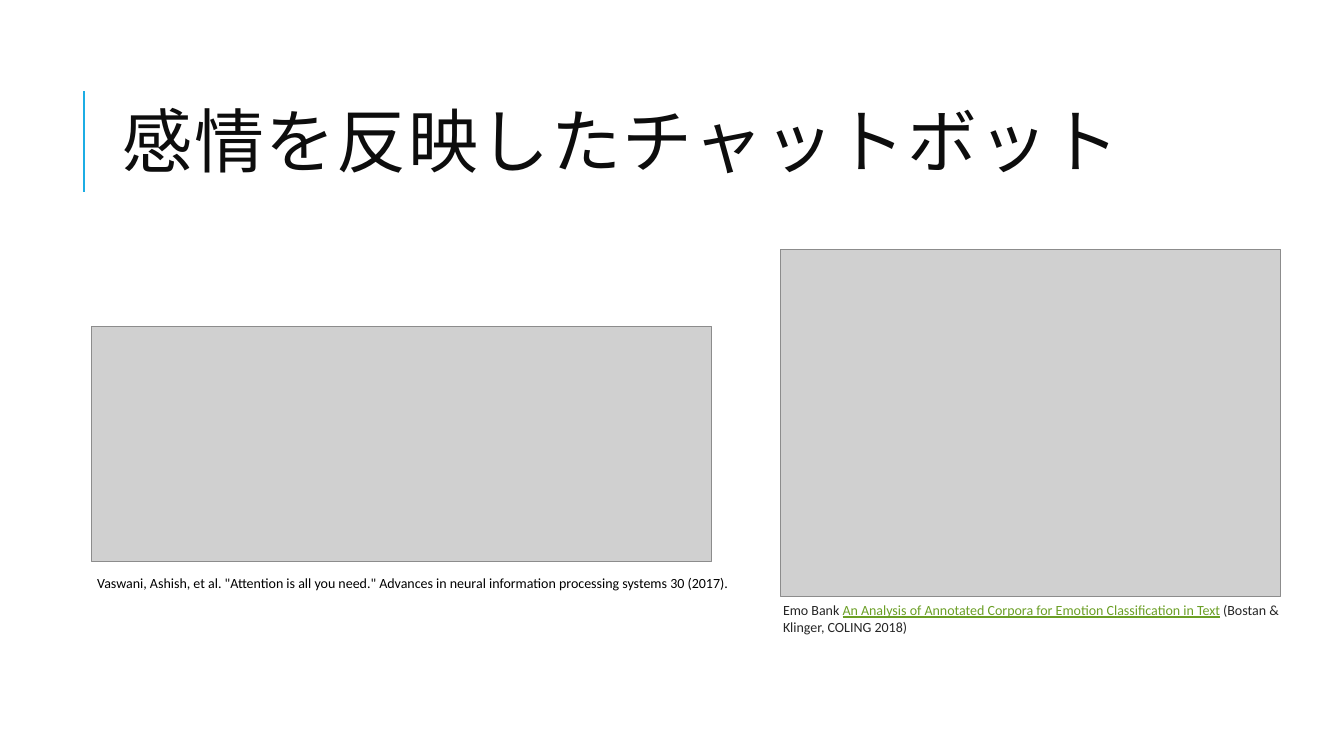
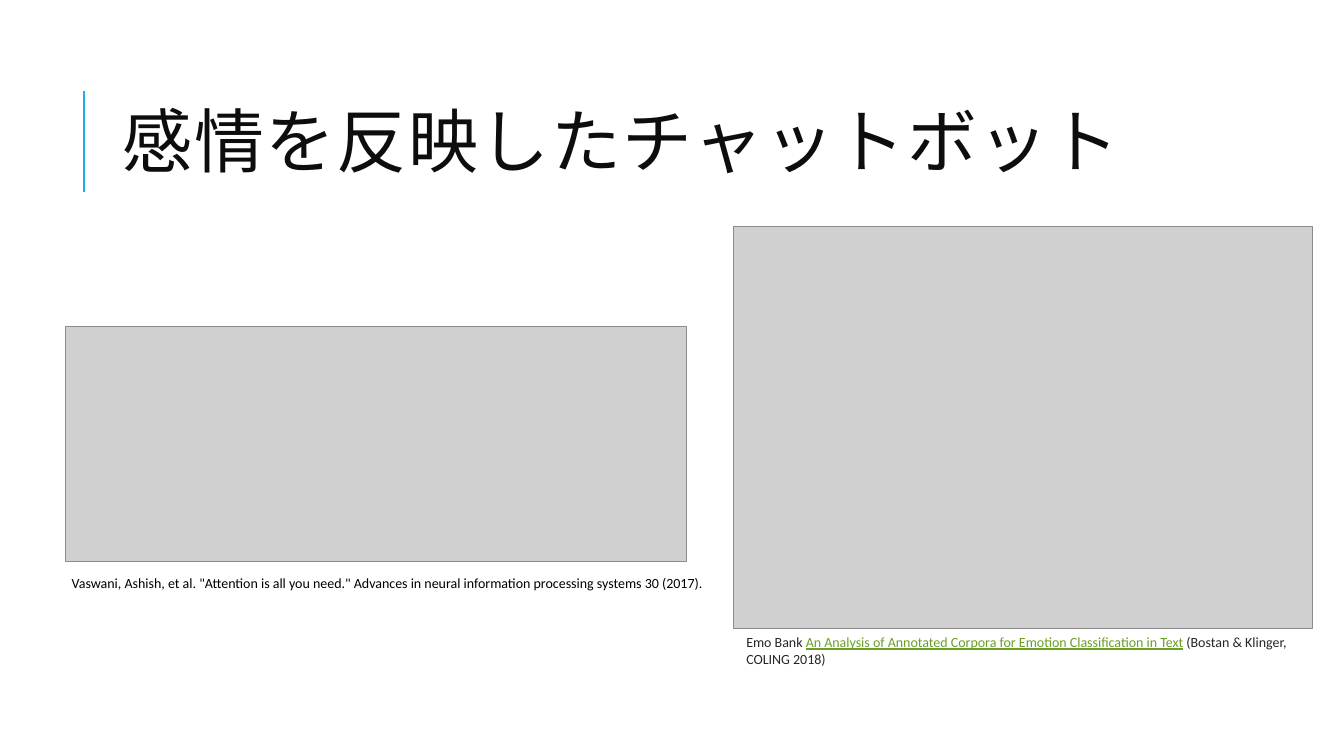
Before and after one commit to Sion1225/ChatBot_for_OpenLab, a slide deck: slide 5 of Open Lab.pptx. Drawn at 1344x756 pixels with LibreOffice and Linux fonts; fonts in the diff are those of the drawing; grey boxes stand for pictures. Boxes give left, top, right and bottom in pixels: in the first picture for what was removed or moved away, otherwise in the second. Text is boxed around its words. In the diff, an @@ line names an element or a change of style, - is before the commit and + after.

```diff
--- a/Open Lab.pptx
+++ b/Open Lab.pptx
@@ picture: place and size @@
-picture at bbox=[780, 249, 1281, 596]
+picture at bbox=[734, 227, 1314, 629]
@@ picture: place and size @@
-picture at bbox=[91, 327, 712, 562]
+picture at bbox=[66, 327, 687, 562]
@@ text "Vaswani, Ashish, et al. "Attention ...": place and size @@
-text "Vaswani, Ashish, et al. "Attention ..." at bbox=[97, 578, 728, 591]
+text "Vaswani, Ashish, et al. "Attention ..." at bbox=[72, 578, 702, 591]
@@ text "Emo Bank An Analysis of ..." rewrapped from bbox=[783, 605, 1266, 635] to bbox=[746, 637, 1287, 666] @@
```
Also in this commit, not shown: 2 other slides changed.
